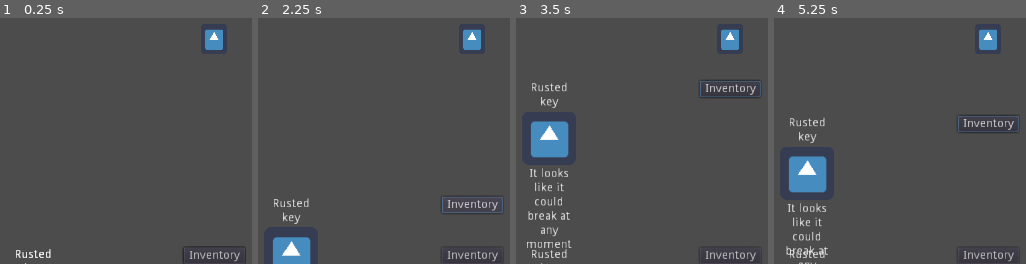
Above: before the commit, frames 1-4 (left to right).
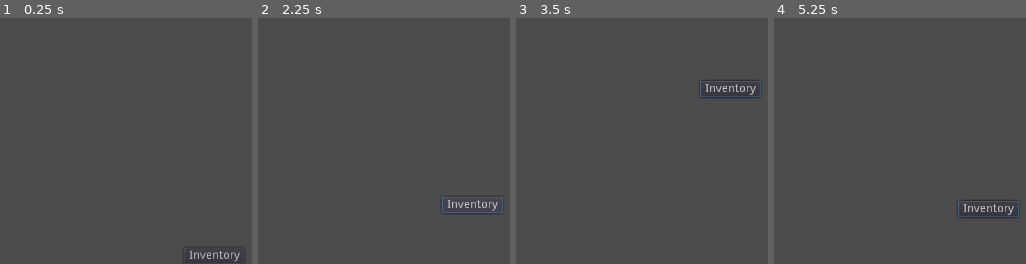
Above: after the commit, the same moments.

Repository: Piet-G/GodotWildJam62
Game: Godot game, scene res://ui/GameplayUI.tscn
The game is run twice, just before and just after one commit, with the same random seed, the same clock (stepped at 60 frames per second) and the same inputs. Before the commit the project has no main scene; this scene is started directly in both runs. The engine's default icon, where the game draws it, is replaced by a stand-in: a white triangle on a blue panel in a dark square.
Inputs (mouse positions are in pixels of both pictures, inside the frame that each line leads up to):
- Up to frame 1 (0.25 s): no input
- Up to frame 2 (2.25 s): click "Inventory" at 0.5 s; click (263, 239) at 1.27 s; click "Inventory" at 2 s
- Up to frame 3 (3.5 s): click (521, 96) at 2.77 s
- Up to frame 4 (5.25 s): click "Inventory" at 3.5 s; click (779, 96) at 4.27 s; tap Enter at 5 s; move the mouse to (outside the picture) at 5.02 s; press the mouse at (outside the picture) at 5.03 s

The runs differ from the first frame. In frame 1, 0.8% of the frame differs, in the area x 6-89%, y 4-100%; in frame 2, 2.8%; in frame 3, 4.8%; in frame 4, 5.6%, in the area x 4-98%, y 4-100%.
Error before the commit: Invalid get index '0' (on base: 'Array'). (res://Singletons/MapManager.gd:20)
Error after the commit: Invalid call. Nonexistent function 'connect' in base 'Nil'. (res://ui/GameplayUI.gd:14)

Commit message:
Added ui

Diff:
--- a/ClickableElement.gd
+++ b/ClickableElement.gd
@@ -18,8 +18,9 @@
 
 func _on_ClickableElement_input_event(viewport, event: InputEvent, shape_idx):
 	if(event.is_action_pressed("click")):
+		print(name, " clicked!")
 		ClickManager.emit_signal("object_clicked", self, get_viewport().get_mouse_position());
 
 func _on_inspect():
 	print("Interacted with ", name)
-	GameplayUi.show_text("A nice wooden table");
+	Ui.gameplay_ui.show_text("A nice wooden table");
--- a/ClickableElement.tscn
+++ b/ClickableElement.tscn
@@ -3,8 +3,9 @@
 [ext_resource path="res://ClickableElement.gd" type="Script" id=1]
 
 [node name="ClickableElement" type="StaticBody2D"]
-collision_layer = 0
+collision_layer = 2
 collision_mask = 0
+input_pickable = true
 script = ExtResource( 1 )
 
 [connection signal="input_event" from="." to="." method="_on_ClickableElement_input_event"]
--- a/Map.gd
+++ b/Map.gd
@@ -11,7 +11,7 @@
 
 # Called when the node enters the scene tree for the first time.
 func _ready():
-	pass # Replace with function body.
+	MapManager.attempt_initialise_debug_player(self)
 
 
 # Called every frame. 'delta' is the elapsed time since the previous frame.
--- a/Map.tscn
+++ b/Map.tscn
@@ -5,6 +5,9 @@
 [node name="Map" type="Node2D"]
 script = ExtResource( 1 )
 
+[node name="Sprite" type="Sprite" parent="."]
+centered = false
+
 [node name="NavigationPolygonInstance" type="NavigationPolygonInstance" parent="."]
 
 [node name="WARP_A" type="Position2D" parent="."]
--- a/Player.gd
+++ b/Player.gd
@@ -40,7 +40,7 @@
 	set_target_position(position);
 
 func set_target_position(pos: Vector2):
-	GameplayUi.hide_text()
+	Ui.gameplay_ui.hide_text()
 	navigation_agent.set_target_location(pos);
 	moving = true;
 
--- a/Player.tscn
+++ b/Player.tscn
@@ -6,6 +6,7 @@
 [sub_resource type="CapsuleShape2D" id=1]
 
 [node name="Player" type="KinematicBody2D"]
+z_index = 1
 script = ExtResource( 1 )
 
 [node name="Sprite" type="Sprite" parent="."]
@@ -17,6 +18,8 @@
 
 [node name="NavigationAgent2D" type="NavigationAgent2D" parent="."]
 target_desired_distance = 10.99
+avoidance_enabled = true
+radius = 40.0
 
 [node name="Camera2D" type="Camera2D" parent="."]
 current = true
--- a/Singletons/MapManager.gd
+++ b/Singletons/MapManager.gd
@@ -4,21 +4,32 @@
 var player: KinematicBody2D;
 
 func warp_to_map(scene, id):
-	current_map.free();
-	current_map = load(scene).instance();
+	if(current_map):
+		current_map.free();
+	current_map = scene.instance();
 	add_child(current_map);
 	var position_node = current_map.find_node(id);
 	player.global_position = position_node.global_position;
 	player.set_camera_bounds(current_map.camera_bounds)
 
-func _ready():
-	var players = get_tree().get_nodes_in_group(Groups.PLAYER);
+func initialise_player():
+	player = load("res://player.tscn").instance()
+	add_child(player);
 
-	if(len(players) == 0):
-		player = load("res://player.tscn").instance()
-		add_child(player);
-		current_map = get_tree().get_nodes_in_group(Groups.MAP)[0]
+func attempt_initialise_debug_player(map):
+	if(not player):
+		current_map = map;
+		initialise_player();
+		Ui.open_gameplay_ui()
+		var position_node = current_map.find_node("WARP_A");
+		player.global_position = position_node.global_position;
 		player.set_camera_bounds(current_map.camera_bounds)
+		print("Added debug player")
+
+func start_game(initial_scene, position_id):
+	initialise_player()
+	Ui.open_gameplay_ui()
+	warp_to_map(initial_scene, position_id)
 
 func get_player():
 	return player;
--- /dev/null
+++ b/Singletons/WarpManager.gd
@@ -0,0 +1,10 @@
+extends Node
+
+func get_map_scene(map_id):
+	match(map_id):
+		"DemoMap":
+			return load("res://maps/DemoMap/DemoMap.tscn")
+		"WarpTest1":
+			return load("res://maps/WarpTest1.tscn")
+		"WarpTest2":
+			return load("res://maps/WarpTest2.tscn")
--- /dev/null
+++ b/audio_bus_layout.tres
@@ -0,0 +1,3 @@
+[gd_resource type="AudioBusLayout" format=2]
+
+[resource]
--- a/elements/TextClickableElement.gd
+++ b/elements/TextClickableElement.gd
@@ -3,4 +3,4 @@
 export var text = ""
 
 func _on_inspect():
-	GameplayUi.show_text(text);
+	Ui.gameplay_ui.show_text(text);
--- a/elements/TextClickableElement.tscn
+++ b/elements/TextClickableElement.tscn
@@ -4,5 +4,6 @@
 [ext_resource path="res://elements/TextClickableElement.gd" type="Script" id=2]
 
 [node name="TextClickableElement" instance=ExtResource( 1 )]
+collision_layer = 2
 script = ExtResource( 2 )
 text = ""
--- /dev/null
+++ b/maps/DemoMap/DemoMap.tscn
@@ -0,0 +1,43 @@
+[gd_scene load_steps=5 format=2]
+
+[ext_resource path="res://Map.tscn" type="PackedScene" id=1]
+[ext_resource path="res://maps/DemoMap/Room_test.png" type="Texture" id=2]
+[ext_resource path="res://elements/TextClickableElement.tscn" type="PackedScene" id=3]
+
+[sub_resource type="NavigationPolygon" id=1]
+vertices = PoolVector2Array( 403, 328, 233, 328, 225, 226, 545, 227, 546, 246, 234, 521, 231, 451, 441, 448, 715, 514, 640, 359, 710, 365, 454, 390, 639, 260, 450, 353, 427, 350, 407, 340 )
+polygons = [ PoolIntArray( 0, 1, 2, 3, 4 ), PoolIntArray( 5, 6, 7, 8 ), PoolIntArray( 9, 10, 8, 7, 11 ), PoolIntArray( 12, 9, 11, 13, 4 ), PoolIntArray( 0, 4, 13, 14, 15 ) ]
+outlines = [ PoolVector2Array( 225, 226, 545, 227, 546, 246, 639, 260, 640, 359, 710, 365, 715, 514, 234, 521, 231, 451, 441, 448, 454, 390, 450, 353, 427, 350, 407, 340, 403, 328, 233, 328 ) ]
+
+[node name="DemoMap" instance=ExtResource( 1 )]
+
+[node name="Sprite" parent="." index="0"]
+texture = ExtResource( 2 )
+
+[node name="NavigationPolygonInstance" parent="." index="1"]
+position = Vector2( 0, -1 )
+navpoly = SubResource( 1 )
+
+[node name="WARP_A" parent="." index="2"]
+position = Vector2( 313, 263 )
+
+[node name="TextClickableElement" parent="." index="3" instance=ExtResource( 3 )]
+position = Vector2( 625, 166 )
+text = "A sturdy dresser, impressive craftsmanship"
+
+[node name="CollisionPolygon2D" type="CollisionPolygon2D" parent="TextClickableElement" index="0"]
+polygon = PoolVector2Array( -67, -112, 41, -112, 60, -86, 59, 78, -68, 79, -76, 60 )
+
+[node name="TextClickableElement2" parent="." index="4" instance=ExtResource( 3 )]
+position = Vector2( 683, 306 )
+text = "A barrel, it's empty"
+
+[node name="CollisionPolygon2D" type="CollisionPolygon2D" parent="TextClickableElement2" index="0"]
+polygon = PoolVector2Array( 27, -46, -3, -54, -34, -45, -40, -3, -32, 35, -11, 45, 19, 45, 33, 20 )
+
+[node name="TextClickableElement3" parent="." index="5" instance=ExtResource( 3 )]
+position = Vector2( 320, 385 )
+text = "There is nothing on the table, it looks like this has been the case for a while"
+
+[node name="CollisionPolygon2D" type="CollisionPolygon2D" parent="TextClickableElement3" index="0"]
+polygon = PoolVector2Array( -81, -33, -82, 44, 74, 43, 73, -32 )
--- a/maps/WarpTest1.tscn
+++ b/maps/WarpTest1.tscn
@@ -11,16 +11,16 @@
 [node name="WarpTest1" instance=ExtResource( 1 )]
 camera_bounds = Rect2( 0, 0, 3000, 30000 )
 
-[node name="NavigationPolygonInstance" parent="." index="0"]
+[node name="NavigationPolygonInstance" parent="." index="1"]
 navpoly = SubResource( 1 )
-
-[node name="WARP_A" parent="." index="1"]
-position = Vector2( 297, 277 )
 
 [node name="WarpPoint" parent="." index="2" instance=ExtResource( 2 )]
 position = Vector2( 73, 292 )
-scene = "res://maps/WarpTest2.tscn"
+map_id = "WarpTest2"
 
 [node name="CollisionPolygon2D" type="CollisionPolygon2D" parent="WarpPoint" index="0"]
 position = Vector2( -91, -86 )
 polygon = PoolVector2Array( 19, -104, -105, 24, -29, 142, 135, 107 )
+
+[node name="WARP_A" parent="." index="3"]
+position = Vector2( 297, 277 )
--- a/maps/WarpTest2.tscn
+++ b/maps/WarpTest2.tscn
@@ -10,16 +10,16 @@
 
 [node name="WarpTest2" instance=ExtResource( 1 )]
 
-[node name="NavigationPolygonInstance" parent="." index="0"]
+[node name="NavigationPolygonInstance" parent="." index="1"]
 navpoly = SubResource( 1 )
-
-[node name="WARP_A" parent="." index="1"]
-position = Vector2( 270, 75 )
 
 [node name="WarpPoint" parent="." index="2" instance=ExtResource( 2 )]
 position = Vector2( 1014, 306 )
-scene = "res://maps/WarpTest1.tscn"
+map_id = "WarpTest1"
 
 [node name="CollisionPolygon2D" type="CollisionPolygon2D" parent="WarpPoint" index="0"]
 position = Vector2( -3, -1 )
 polygon = PoolVector2Array( -417, -199, 6, -163, 56, 92, -187, 169 )
+
+[node name="WARP_A" parent="." index="3"]
+position = Vector2( 270, 75 )
--- a/project.godot
+++ b/project.godot
@@ -9,26 +9,38 @@
 config_version=4
 
 _global_script_classes=[ {
+"base": "CanvasLayer",
+"class": "GameplayUI",
+"language": "GDScript",
+"path": "res://ui/GameplayUI.gd"
+}, {
 "base": "Resource",
 "class": "Item",
 "language": "GDScript",
 "path": "res://items/item.gd"
 } ]
 _global_script_class_icons={
+"GameplayUI": "",
 "Item": ""
 }
 
 [application]
 
 config/name="GodotWildJam62"
+run/main_scene="res://ui/TitleScreen.tscn"
 config/icon="res://icon.png"
 
 [autoload]
 
 ClickManager="*res://ClickManager.gd"
 MapManager="*res://Singletons/MapManager.gd"
-GameplayUi="*res://ui/GameplayUI.tscn"
 Groups="*res://Singletons/Groups.gd"
+WarpManager="*res://Singletons/WarpManager.gd"
+Ui="*res://ui/UI.tscn"
+
+[debug]
+
+settings/stdout/verbose_stdout=true
 
 [display]
 
--- a/ui/GameplayUI.gd
+++ b/ui/GameplayUI.gd
@@ -1,4 +1,6 @@
+class_name GameplayUI
 extends CanvasLayer
+
 
 onready var text_box = $TextBox;
 onready var animation_player = $AnimationPlayer;
@@ -19,21 +21,18 @@
 		selected_item_texture.visible = false;
 
 func show_text(text: String):
+	print("Showing text")
+	print_debug(text);
 	text_to_show = text;
 	text_visible = true
 	text_box.clear_text();
-	animation_player.play("slide_text_in");
+	animation_player.play("text_appear");
+	text_box.show_text(text_to_show);
 
 func hide_text():
 	if(text_visible):
-		animation_player.play("slide_text_out");
+		animation_player.play("text_disappear");
 		text_visible = false;
-
-func _on_slide_text_in_complete():
-	text_box.show_text(text_to_show);
-
-func _on_slide_text_out_complete():
-	text_box.clear_text();
 
 func _on_Inventory_item_selected(item):
 	selected_item_texture.texture = item.image;
--- a/ui/GameplayUI.tscn
+++ b/ui/GameplayUI.tscn
@@ -7,7 +7,7 @@
 [sub_resource type="Animation" id=1]
 length = 0.001
 tracks/0/type = "value"
-tracks/0/path = NodePath("TextBox:rect_position")
+tracks/0/path = NodePath("TextBox:modulate")
 tracks/0/interp = 1
 tracks/0/loop_wrap = true
 tracks/0/imported = false
@@ -16,7 +16,7 @@
 "times": PoolRealArray( 0 ),
 "transitions": PoolRealArray( 1 ),
 "update": 0,
-"values": [ Vector2( 252, 599 ) ]
+"values": [ Color( 1, 1, 1, 0 ) ]
 }
 
 [sub_resource type="Animation" id=4]
@@ -51,41 +51,11 @@
 "values": [ 340.0, 540.0 ]
 }
 
-[sub_resource type="Animation" id=2]
-resource_name = "slide_text_in"
-length = 0.3
-tracks/0/type = "value"
-tracks/0/path = NodePath("TextBox:rect_position")
-tracks/0/interp = 2
-tracks/0/loop_wrap = true
-tracks/0/imported = false
-tracks/0/enabled = true
-tracks/0/keys = {
-"times": PoolRealArray( 0, 0.3 ),
-"transitions": PoolRealArray( 1, 5.27803 ),
-"update": 0,
-"values": [ Vector2( 252, 599 ), Vector2( 259, 399 ) ]
-}
-tracks/1/type = "method"
-tracks/1/path = NodePath(".")
-tracks/1/interp = 1
-tracks/1/loop_wrap = true
-tracks/1/imported = false
-tracks/1/enabled = true
-tracks/1/keys = {
-"times": PoolRealArray( 0.3 ),
-"transitions": PoolRealArray( 1 ),
-"values": [ {
-"args": [  ],
-"method": "_on_slide_text_in_complete"
-} ]
-}
-
-[sub_resource type="Animation" id=3]
-resource_name = "slide_text_out"
+[sub_resource type="Animation" id=6]
+resource_name = "text_appear"
 length = 0.4
 tracks/0/type = "value"
-tracks/0/path = NodePath("TextBox:rect_position")
+tracks/0/path = NodePath("TextBox:modulate")
 tracks/0/interp = 1
 tracks/0/loop_wrap = true
 tracks/0/imported = false
@@ -94,38 +64,44 @@
 "times": PoolRealArray( 0, 0.4 ),
 "transitions": PoolRealArray( 1, 1 ),
 "update": 0,
-"values": [ Vector2( 259, 399 ), Vector2( 259, 599 ) ]
+"values": [ Color( 1, 1, 1, 0 ), Color( 1, 1, 1, 1 ) ]
 }
-tracks/1/type = "method"
-tracks/1/path = NodePath(".")
-tracks/1/interp = 1
-tracks/1/loop_wrap = true
-tracks/1/imported = false
-tracks/1/enabled = true
-tracks/1/keys = {
-"times": PoolRealArray( 0.4 ),
-"transitions": PoolRealArray( 1 ),
-"values": [ {
-"args": [  ],
-"method": "_on_slide_text_out_complete"
-} ]
+
+[sub_resource type="Animation" id=7]
+resource_name = "text_disappear"
+tracks/0/type = "value"
+tracks/0/path = NodePath("TextBox:modulate")
+tracks/0/interp = 1
+tracks/0/loop_wrap = true
+tracks/0/imported = false
+tracks/0/enabled = true
+tracks/0/keys = {
+"times": PoolRealArray( 0, 0.3 ),
+"transitions": PoolRealArray( 1, 1 ),
+"update": 0,
+"values": [ Color( 1, 1, 1, 1 ), Color( 1, 1, 1, 0 ) ]
 }
 
 [node name="GameplayUI" type="CanvasLayer"]
 script = ExtResource( 2 )
 
 [node name="TextBox" parent="." instance=ExtResource( 1 )]
-margin_left = 252.0
-margin_top = 599.0
-margin_right = 9795.0
-margin_bottom = 5959.0
+modulate = Color( 1, 1, 1, 0 )
+anchor_left = 0.5
+anchor_top = 0.5
+anchor_right = 0.5
+anchor_bottom = 0.5
+margin_left = -300.0
+margin_top = -15.0
+margin_right = 300.0
+margin_bottom = 15.0
 
 [node name="AnimationPlayer" type="AnimationPlayer" parent="."]
 anims/RESET = SubResource( 1 )
 anims/inventor_slide_in = SubResource( 4 )
 anims/inventor_slide_out = SubResource( 5 )
-anims/slide_text_in = SubResource( 2 )
-anims/slide_text_out = SubResource( 3 )
+anims/text_appear = SubResource( 6 )
+anims/text_disappear = SubResource( 7 )
 
 [node name="TextureRect" type="TextureRect" parent="."]
 anchor_left = 1.0
--- a/ui/Inventory.gd
+++ b/ui/Inventory.gd
@@ -6,7 +6,8 @@
 signal open_toggled();
 
 func _ready():
-	build_inventory(MapManager.get_player().get_inventory())
+	pass
+	#build_inventory(MapManager.get_player().get_inventory())
 
 func build_inventory(inventory):
 	for item in inventory:
--- a/ui/TextBox.gd
+++ b/ui/TextBox.gd
@@ -1,6 +1,6 @@
-extends NinePatchRect
+extends Panel
 
-var CHARACTERS_PER_SECOND = 5;
+var CHARACTERS_PER_SECOND = 18;
 
 onready var label = $Label;
 onready var tween = $Tween;
--- a/ui/TextBox.tscn
+++ b/ui/TextBox.tscn
@@ -1,21 +1,22 @@
 [gd_scene load_steps=3 format=2]
 
-[ext_resource path="res://icon.png" type="Texture" id=1]
 [ext_resource path="res://ui/TextBox.gd" type="Script" id=2]
 
-[node name="TextBox" type="NinePatchRect"]
+[sub_resource type="StyleBoxFlat" id=1]
+bg_color = Color( 0, 0, 0, 0.235294 )
+
+[node name="TextBox" type="Panel"]
 anchor_right = 1.0
 anchor_bottom = 1.0
-texture = ExtResource( 1 )
-patch_margin_right = 119
+mouse_filter = 2
+custom_styles/panel = SubResource( 1 )
 script = ExtResource( 2 )
 
 [node name="Label" type="Label" parent="."]
 anchor_right = 1.0
 anchor_bottom = 1.0
-margin_left = 20.0
-margin_top = 20.0
-margin_right = -29.0
-margin_bottom = -20.0
+text = "Hello world"
+align = 1
+valign = 1
 
 [node name="Tween" type="Tween" parent="."]
--- /dev/null
+++ b/ui/TitleScreen.gd
@@ -0,0 +1,32 @@
+extends Control
+
+export(PackedScene) var initial_scene;
+
+onready var default_selection = $Default;
+onready var options_selection = $Options;
+
+func _on_Start_pressed():
+	MapManager.start_game(initial_scene, "WARP_A")
+	self.queue_free()
+
+func _on_Options_pressed():
+	options_selection.visible = true;
+	default_selection.visible = false;
+
+func _on_Rate_pressed():
+	pass # Replace with function body.
+
+
+func _on_BackButton_pressed():
+	options_selection.visible = false;
+	default_selection.visible = true;
+
+
+func _on_MasterVolumeSlider_value_changed(value):
+	AudioServer.set_bus_volume_db(AudioServer.get_bus_index("Master"), value);
+
+func _on_MusicVolumeSlider_value_changed(value):
+	AudioServer.set_bus_volume_db(AudioServer.get_bus_index("Music"), value);
+
+func _on_SfxVolumeSlider_value_changed(value):
+	AudioServer.set_bus_volume_db(AudioServer.get_bus_index("SFX"), value);
--- /dev/null
+++ b/ui/TitleScreen.tscn
@@ -0,0 +1,105 @@
+[gd_scene load_steps=3 format=2]
+
+[ext_resource path="res://ui/TitleScreen.gd" type="Script" id=1]
+[ext_resource path="res://maps/DemoMap/DemoMap.tscn" type="PackedScene" id=2]
+
+[node name="TitleScreen" type="Control"]
+anchor_right = 1.0
+anchor_bottom = 1.0
+script = ExtResource( 1 )
+initial_scene = ExtResource( 2 )
+
+[node name="Default" type="VBoxContainer" parent="."]
+anchor_left = 0.5
+anchor_top = 0.5
+anchor_right = 0.5
+anchor_bottom = 0.5
+margin_left = -39.5
+margin_top = -34.0
+margin_right = 39.5
+margin_bottom = 34.0
+
+[node name="Start" type="Button" parent="Default"]
+margin_right = 79.0
+margin_bottom = 20.0
+text = "Start"
+
+[node name="Options" type="Button" parent="Default"]
+margin_top = 24.0
+margin_right = 79.0
+margin_bottom = 44.0
+text = "Options"
+
+[node name="Rate" type="Button" parent="Default"]
+margin_top = 48.0
+margin_right = 79.0
+margin_bottom = 68.0
+text = "Rate game"
+
+[node name="Options" type="VBoxContainer" parent="."]
+visible = false
+anchor_left = 0.5
+anchor_top = 0.5
+anchor_right = 0.5
+anchor_bottom = 0.5
+margin_left = -48.5
+margin_top = -71.0
+margin_right = 48.5
+margin_bottom = 71.0
+
+[node name="Label" type="Label" parent="Options"]
+margin_right = 97.0
+margin_bottom = 14.0
+text = "Master Volume"
+
+[node name="MasterVolumeSlider" type="HSlider" parent="Options"]
+margin_top = 18.0
+margin_right = 97.0
+margin_bottom = 34.0
+min_value = -80.0
+max_value = 0.0
+
+[node name="Label2" type="Label" parent="Options"]
+margin_top = 38.0
+margin_right = 97.0
+margin_bottom = 52.0
+text = "Music Volume"
+
+[node name="MusicVolumeSlider" type="HSlider" parent="Options"]
+margin_top = 56.0
+margin_right = 97.0
+margin_bottom = 72.0
+min_value = -80.0
+max_value = 0.0
+
+[node name="Label3" type="Label" parent="Options"]
+margin_top = 76.0
+margin_right = 97.0
+margin_bottom = 90.0
+text = "SFX Volume"
+
+[node name="SfxVolumeSlider" type="HSlider" parent="Options"]
+margin_top = 94.0
+margin_right = 97.0
+margin_bottom = 110.0
+min_value = -80.0
+max_value = 0.0
+
+[node name="HSeparator" type="HSeparator" parent="Options"]
+margin_top = 114.0
+margin_right = 97.0
+margin_bottom = 118.0
+
+[node name="BackButton" type="Button" parent="Options"]
+margin_top = 122.0
+margin_right = 97.0
+margin_bottom = 142.0
+text = "Back"
+
+[connection signal="pressed" from="Default/Start" to="." method="_on_Start_pressed"]
+[connection signal="pressed" from="Default/Options" to="." method="_on_Options_pressed"]
+[connection signal="pressed" from="Default/Rate" to="." method="_on_Rate_pressed"]
+[connection signal="value_changed" from="Options/MasterVolumeSlider" to="." method="_on_MasterVolumeSlider_value_changed"]
+[connection signal="value_changed" from="Options/MusicVolumeSlider" to="." method="_on_MusicVolumeSlider_value_changed"]
+[connection signal="value_changed" from="Options/SfxVolumeSlider" to="." method="_on_SfxVolumeSlider_value_changed"]
+[connection signal="pressed" from="Options/BackButton" to="." method="_on_BackButton_pressed"]
--- /dev/null
+++ b/ui/UI.gd
@@ -0,0 +1,7 @@
+extends CanvasLayer
+
+var gameplay_ui: GameplayUI;
+
+func open_gameplay_ui():
+	gameplay_ui = preload("res://ui/GameplayUI.tscn").instance();
+	add_child(gameplay_ui);
--- /dev/null
+++ b/ui/UI.tscn
@@ -0,0 +1,6 @@
+[gd_scene load_steps=2 format=2]
+
+[ext_resource path="res://ui/UI.gd" type="Script" id=1]
+
+[node name="UI" type="CanvasLayer"]
+script = ExtResource( 1 )
--- a/ui/WarpArea.gd
+++ b/ui/WarpArea.gd
@@ -1,7 +1,7 @@
 extends Area2D
 
 export var target_id = "WARP_A"
-export(String, FILE, "*.tscn") var scene;
+export var map_id: String;
 
 func _on_WarpPoint_body_entered(body):
-	MapManager.call_deferred("warp_to_map", scene, target_id)
+	MapManager.call_deferred("warp_to_map", WarpManager.get_map_scene(map_id), target_id)
Not shown, added: maps/DemoMap/Room_test.png.import
